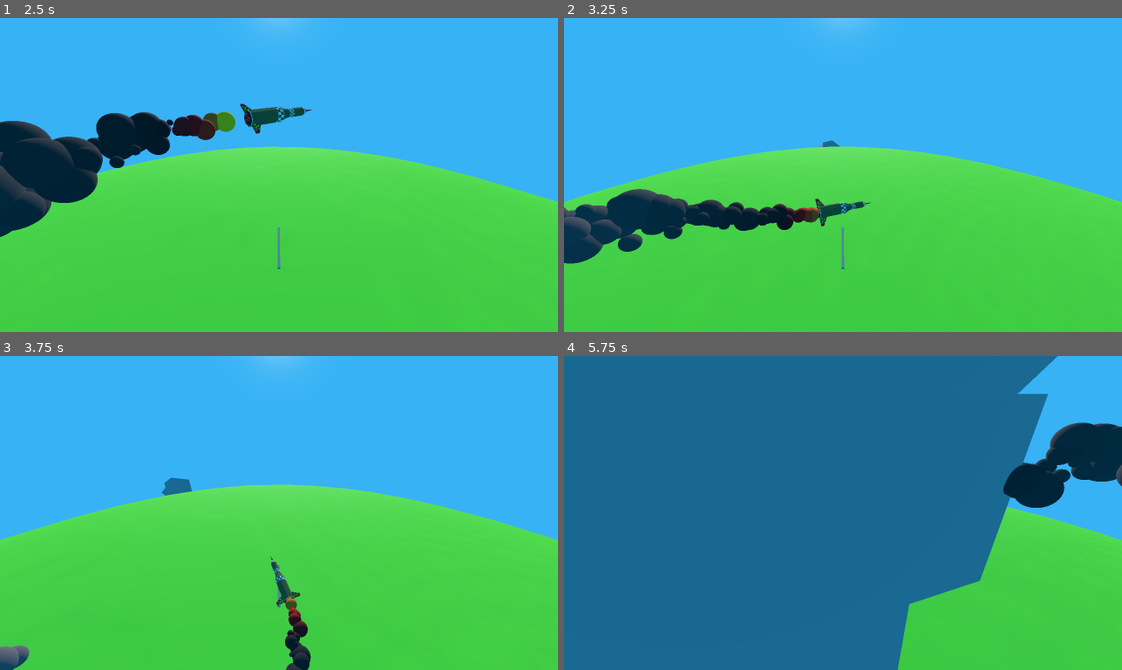
Above: before the commit, frames 1-4 (two rows, left to right).
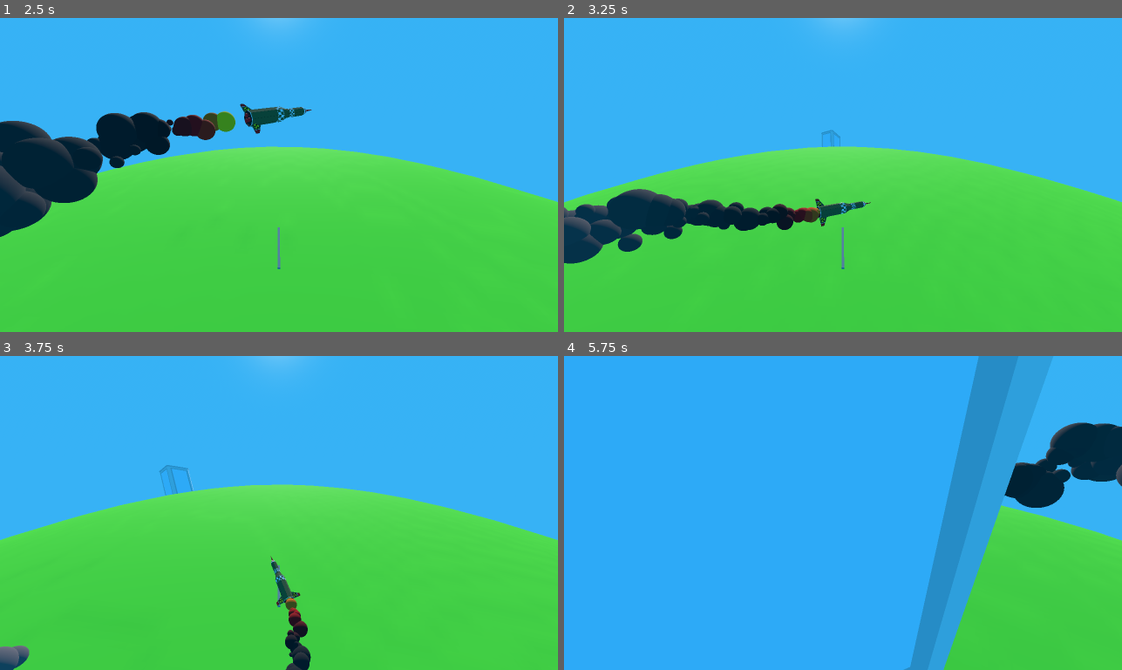
Above: after the commit, the same moments.

Repository: JacobCormier/I-cant-blow-up-mankind
Game: Godot game, scene res://scenes/Level1.tscn
The game is run twice, just before and just after one commit, with the same random seed, the same clock (stepped at 60 frames per second) and the same inputs. Sound files missing from this copy of the repository are replaced by a short silence.
Inputs:
- Up to frame 1 (2.5 s): tap Enter at 0.5 s; hold Right (ui_right) 0.53-1.28 s; tap Space (ui_select) at 0.77, 1.52 s; hold Left (ui_left) 1.28-2.03 s; hold Right (ui_right) from 2.03 s (still down)
- Up to frame 2 (3.25 s): keep holding Right (ui_right); tap Space (ui_select) at 3.02 s
- Up to frame 3 (3.75 s): release Right (ui_right) at 3.53 s; hold Left (ui_left) from 3.53 s (still down)
- Up to frame 4 (5.75 s): keep holding Left (ui_left); tap Space (ui_select) at 3.77, 4.52 s

Frame 1 is identical in both runs. In frame 2, 0.1% of the frame differs, in the area x 45-50%, y 35-42%; in frame 3, 0.3%; in frame 4, 78%, in the area x 0-89%, y 0-100%.

Commit message:
added buildings

Diff:
--- a/scenes/dev/building_1.tscn
+++ b/scenes/dev/building_1.tscn
@@ -1,21 +1,8 @@
-[gd_scene load_steps=3 format=3 uid="uid://dj0wyomdjfqn5"]
+[gd_scene load_steps=2 format=3 uid="uid://dj0wyomdjfqn5"]
 
-[sub_resource type="BoxMesh" id="BoxMesh_8mss4"]
-size = Vector3(30, 50, 20)
-
-[sub_resource type="BoxMesh" id="BoxMesh_4gds7"]
-size = Vector3(20, 20, 20)
+[ext_resource type="PackedScene" uid="uid://c8qs4fvlf74kv" path="res://resources/assets/models/kenney_buildings/skyscraperA.fbx" id="1_di485"]
 
 [node name="Building" type="Node3D"]
 
-[node name="MeshInstance3D" type="MeshInstance3D" parent="."]
-transform = Transform3D(1, 0, 0, 0, 1, 0, 0, 0, 1, 0, 25, 0)
-mesh = SubResource("BoxMesh_8mss4")
-
-[node name="MeshInstance3D2" type="MeshInstance3D" parent="."]
-transform = Transform3D(1, 0, 0, 0, 1, 0, 0, 0, 1, 0, 23.8382, 14.7875)
-mesh = SubResource("BoxMesh_4gds7")
-
-[node name="MeshInstance3D3" type="MeshInstance3D" parent="."]
-transform = Transform3D(0.667817, 0.744323, 0.00172973, -0.7443, 0.667812, -0.00673976, -0.00617169, 0.0032135, 0.999976, 0, 40.5492, 14.7875)
-mesh = SubResource("BoxMesh_4gds7")
+[node name="skyscraperA" parent="." instance=ExtResource("1_di485")]
+transform = Transform3D(30, 0, 0, 0, 25, 0, 0, 0, 20, 0, -2.5, 0)
Not shown, added: resources/assets/models/kenney_buildings/detail_awning.fbx
Not shown, added: resources/assets/models/kenney_buildings/detail_awningWide.fbx
Not shown, added: resources/assets/models/kenney_buildings/detail_overhang.fbx
Not shown, added: resources/assets/models/kenney_buildings/detail_overhangWide.fbx
Not shown, added: resources/assets/models/kenney_buildings/detail_umbrella.fbx
Not shown, added: resources/assets/models/kenney_buildings/detail_umbrellaDetailed.fbx
Not shown, added: resources/assets/models/kenney_buildings/large_buildingA.fbx
Not shown, added: resources/assets/models/kenney_buildings/large_buildingB.fbx
Not shown, added: resources/assets/models/kenney_buildings/large_buildingC.fbx
Not shown, added: resources/assets/models/kenney_buildings/large_buildingD.fbx
Not shown, added: resources/assets/models/kenney_buildings/large_buildingE.fbx
Not shown, added: resources/assets/models/kenney_buildings/large_buildingF.fbx
(and 44 more such lines)
